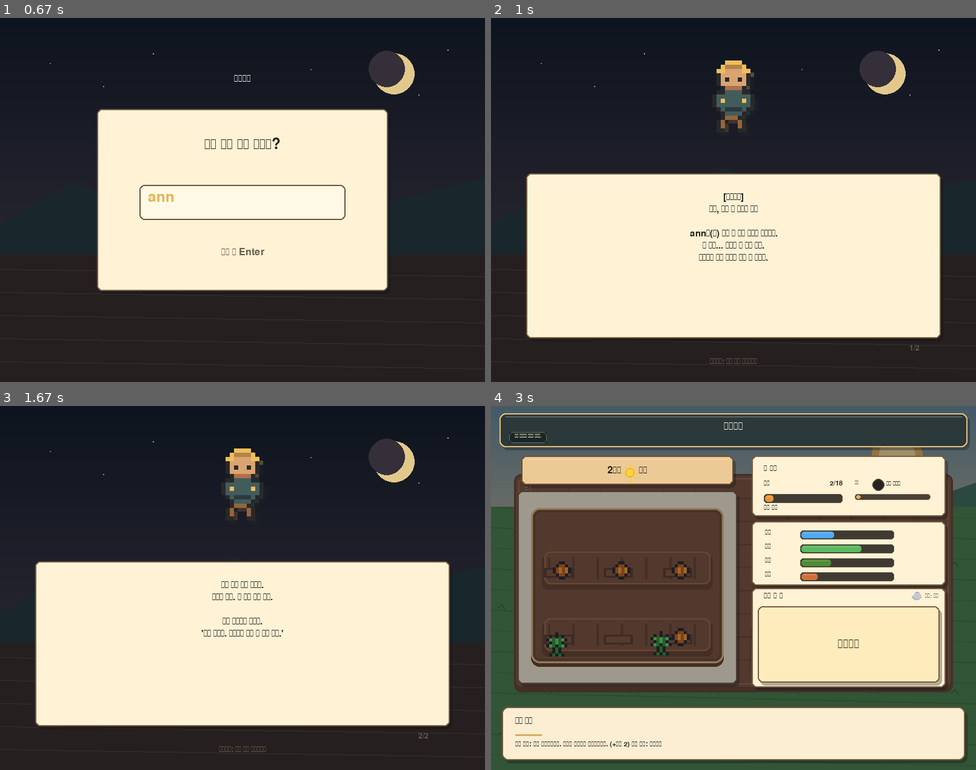
Above: before the commit, frames 1-4 (two rows, left to right).
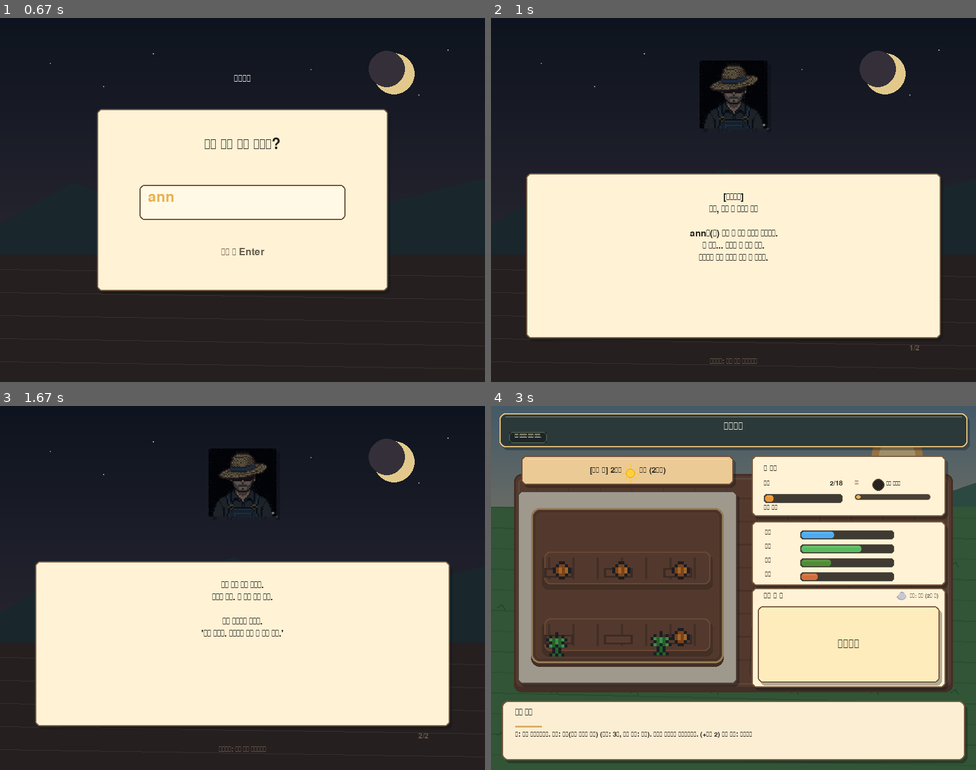
Above: after the commit, the same moments.

Repository: minulx-10/DreamFarm
Game: pygame game, started from main.py
Two runs of this game, one before a commit and one after it. Both use one fixed random seed, a clock stepped at 60 frames per second and the inputs below.
Inputs (mouse positions are in pixels of both pictures, inside the frame that each line leads up to):
- Up to frame 1 (0.67 s): type "ann" at 0.33 s
- Up to frame 2 (1 s): tap Enter at 0.67 s; click (903, 243) at 0.93 s
- Up to frame 3 (1.67 s): click (227, 526) at 1.27 s; click (368, 449) at 1.6 s
- Up to frame 4 (3 s): click (641, 478) at 1.93 s; click (845, 533) at 2.27 s; click "행동하기" at 2.6 s; click "살펴보기" at 2.93 s

Frame 1 is identical in both runs. In frame 2, 2.1% of the frame differs, in the area x 43-58%, y 11-32%; in frame 3, 2.1%; in frame 4, 2.7%, in the area x 2-98%, y 15-94%.

Commit message:
UI 개선 및 농부 이미지 교체, 날씨 시스템 명확화

Diff:
--- a/core/assets.py
+++ b/core/assets.py
@@ -190,7 +190,19 @@
 ..XgXgX..
 .X..X..X.
 ''', 5)
-    sprites['dad'] = create_sprite_from_string('''
+    dad_path = os.path.join(os.path.dirname(__file__), "dad.jpg")
+    loaded_dad = False
+    if os.path.exists(dad_path):
+        try:
+            dad_img = pygame.image.load(dad_path).convert()
+            dad_img.set_colorkey(dad_img.get_at((0, 0)))
+            sprites['dad'] = pygame.transform.scale(dad_img, (112, 112))
+            loaded_dad = True
+        except Exception as e:
+            print("Failed to load custom dad sprite:", e)
+
+    if not loaded_dad:
+        sprites['dad'] = create_sprite_from_string('''
 ....YYYY....
 ...YyyyyY...
 ..YYSSSSYY..
--- a/core/game_state.py
+++ b/core/game_state.py
@@ -44,6 +44,7 @@
 
         # Ending credits run records
         self.water_count = 0
+        self.weed_count = 0
         self.pest_count = 0
         self.choice_impacts = []
 
--- a/core/ui.py
+++ b/core/ui.py
@@ -253,13 +253,13 @@
 
 
 def draw_bottom_bar(screen, obj_name, obj_desc):
-    panel_rect = pygame.Rect(18, 496, 764, 88)
+    panel_rect = pygame.Rect(18, 486, 764, 98)
     draw_panel(screen, panel_rect, fill=(252, 238, 211), border=(119, 90, 64), radius=10)
 
     font_name = get_font(22)
     font_desc = get_font(16)
 
     name_surf = font_name.render(obj_name, True, TEXT_DARK)
-    screen.blit(name_surf, (40, 512))
-    pygame.draw.rect(screen, (221, 173, 96), (40, 541, min(170, name_surf.get_width() + 16), 3), border_radius=2)
-    draw_multiline_text(screen, obj_desc, font_desc, TEXT_DARK, 40, 552, 718, line_gap=1, max_lines=2)
+    screen.blit(name_surf, (40, 498))
+    pygame.draw.rect(screen, (221, 173, 96), (40, 527, min(170, name_surf.get_width() + 16), 3), border_radius=2)
+    draw_multiline_text(screen, obj_desc, font_desc, TEXT_DARK, 40, 536, 718, line_gap=1, max_lines=2)
--- a/scenes/ending.py
+++ b/scenes/ending.py
@@ -156,6 +156,7 @@
             "",
             "이번 꿈에서 남은 기록",
             f"물 뿌리기: {game_state.water_count}회",
+            f"잡초 뽑기: {game_state.weed_count}회",
             f"해충 잡기: {game_state.pest_count}회",
         ]
 
@@ -250,6 +251,7 @@
         game_state.dad_mode_triggered = False
         game_state.father_day_seen = set()
         game_state.water_count = 0
+        game_state.weed_count = 0
         game_state.pest_count = 0
         game_state.choice_impacts = []
         # #14 Save progress before retry
--- a/scenes/farm.py
+++ b/scenes/farm.py
@@ -215,6 +215,8 @@
         self.last_action = action
         if action == "물 주기":
             game_state.water_count += 1
+        elif action == "잡초 뽑기":
+            game_state.weed_count += 1
         difficulty = 1 + self.growth // 6
         result = self.apply_action(action, difficulty)
         is_fail = "실패" in result or "효과 낮음" in result
@@ -497,9 +499,18 @@
         if self.drainage < 35:
             warnings.append("배수 낮음")
 
-        if not warnings:
-            return "상태 확인: 밭이 안정적입니다."
-        return "상태 확인: " + ", ".join(warnings[:3]) + "."
+        # 날씨 가이드 팁 추가
+        weather_tips = {
+            "맑음": "맑음(수분 서서히 감소)",
+            "흐림": "흐림(특별한 영향 없음)",
+            "비": "비(수분 큰 폭 상승, 과습 주의)",
+            "가뭄": "가뭄(수분 큰 폭 하락, 건강 감소)",
+            "강풍": "강풍(해충 감소, 스트레스 증가)"
+        }
+        tip = weather_tips.get(game_state.weather, "영향 없음")
+
+        status_str = ", ".join(warnings[:3]) if warnings else "밭이 안정적입니다"
+        return f"밭: {status_str}. 날씨: {tip} (지속: {game_state.weather_turns_left}일, 다음 예보: {game_state.next_weather})."
 
     def build_notice(self):
         if self.is_harvest_ready():
@@ -850,15 +861,17 @@
         if hour < 7 or hour >= 17:
             screen.blit(tint, (0, 0))
 
-        title_font = get_font(24)
+        title_font = get_font(20)
+        season_name = get_season(self.growth, self.growth_goal)
         # #10 Dad mode title
         if game_state.dad_mode:
-            prefix = "아버지의 밭 "
+            prefix = f"[{season_name}] 아버지의 밭 "
         else:
-            prefix = f"{self.day}일째 "
+            prefix = f"[{season_name}] {self.day}일째 "
 
         prefix_surf = title_font.render(prefix, True, TEXT_DARK)
-        weather_surf = title_font.render(game_state.weather, True, TEXT_DARK)
+        weather_text = f"{game_state.weather} ({game_state.weather_turns_left}일간)"
+        weather_surf = title_font.render(weather_text, True, TEXT_DARK)
 
         title_rect = pygame.Rect(50, 82, 350, 48)
         draw_wood_panel(screen, title_rect)
@@ -880,7 +893,7 @@
 
         # Weather forecast (drawn icon + text, no emoji)
         forecast_font = get_font(14)
-        fc_text = f"예보: {game_state.next_weather}"
+        fc_text = f"예보: {game_state.next_weather} ({game_state.weather_turns_left}일 뒤)"
         fc = forecast_font.render(fc_text, True, TEXT_MUTED)
         fc_x = 738 - fc.get_width()
         screen.blit(fc, (fc_x, 308))
@@ -939,17 +952,16 @@
             screen.blit(gp, (gx, gy))
             screen.blit(gs, (gx + 10, gy + 5))
 
-        # #6 Weather wisdom overlay
+        # #6 Weather wisdom overlay (wrapped to prevent overlapping with right cards)
         if self.wisdom_timer > 0 and self.wisdom_text:
-            wf = get_font(15)
+            wf = get_font(14)
             wa = min(1.0, self.wisdom_timer / 1.0) if self.wisdom_timer < 1.0 else 1.0
-            ws = wf.render(self.wisdom_text, True, (int(120 * wa), int(100 * wa), int(60 * wa)))
-            screen.blit(ws, (400 - ws.get_width() // 2, 132))
-
-        # #7 Season indicator
-        season_name = get_season(self.growth, self.growth_goal)
-        season_font = get_font(13)
-        season_s = season_font.render(season_name, True, TEXT_MUTED)
-        screen.blit(season_s, (55, 132))
+            color = (int(120 * wa), int(100 * wa), int(60 * wa))
+            lines = wrap_text(self.wisdom_text, wf, 320)
+            y_offset = 132
+            for line in lines:
+                ws = wf.render(line, True, color)
+                screen.blit(ws, (225 - ws.get_width() // 2, y_offset))
+                y_offset += wf.get_height() + 2
 
         draw_bottom_bar(screen, "농장 일지", f"{self.message} {self.notice}")
--- a/scenes/stage4_harvest.py
+++ b/scenes/stage4_harvest.py
@@ -56,7 +56,7 @@
         if self.target_min <= power <= self.target_max:
             self.results.append("perfect")
             game_state.score += 300
-            self.feedback_text = "아삭. 완벽하게 뽑혔다."
+            self.feedback_text = "쏙! 완벽하게 뽑혔다."
             self.carrot_y_offset = -40
         elif power > self.target_max:
             self.results.append("broken")
Binary file added: core/dad.jpg
